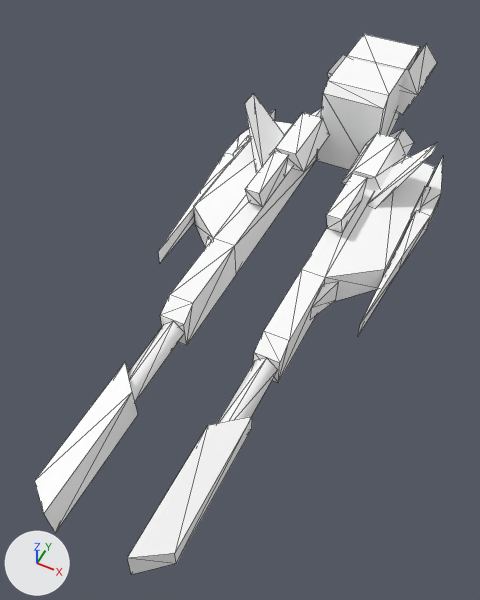
Before and after pictures for a commit that changed the OBJ model Assets/Art/Nova1492/GXConverted/Models/UnitParts/ArmWeapons/datan_common_ss0_arm84_skoob_5de01f91.obj.
Before and after are seen from a camera (50 mm lens) standing at (0.534, -1.721, 1.494) and looking at (-0.038, -0.578, 0.065). The lights are fixed; the arrows at lower left show +X, +Y and +Z. The picture after the commit comes second. Mesh edges are drawn as thin lines. Where no turn or scale is listed for an object, it has been applied to the vertices. Vertices at exactly the same position are counted once.

In view in the first picture: 'datan_common_ss0_arm84_skoob_5de01f91'.
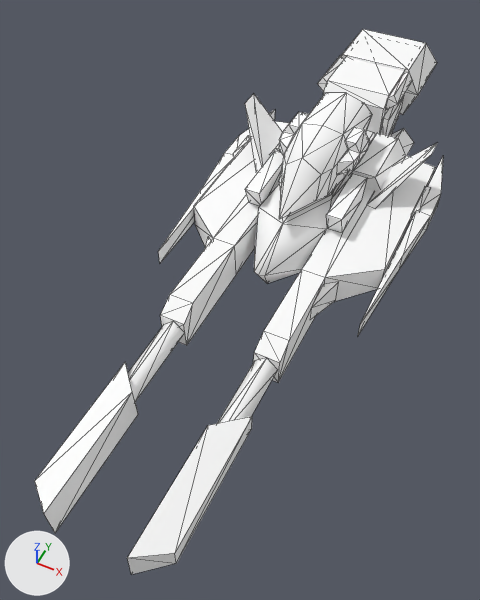
Diff of the bpy script that builds the scene:
```diff
--- a/Assets/Art/Nova1492/GXConverted/Models/UnitParts/ArmWeapons/datan_common_ss0_arm84_skoob_5de01f91.obj.py
+++ b/Assets/Art/Nova1492/GXConverted/Models/UnitParts/ArmWeapons/datan_common_ss0_arm84_skoob_5de01f91.obj.py
@@ me_datan_common_ss0_arm84_skoob_5de01f91 @@
 # used by ob_datan_common_ss0_arm84_skoob_5de01f91; location = (0.0, 0.0, 0.0)
 # verts and faces of me_datan_common_ss0_arm84_skoob_5de01f91; kept vertices keep their numbers, new ones are numbered from 198
 # before: 189 (0.13, 0.57, 0.18), 190 (0.17, 0.62, 0.26) at pixel (437, 62), 192 (0.12, 0.58, 0.34) at pixel (426, 43), 193 (0.12, 0.37, 0.34) at pixel (408, 70), 194 (-0.13, 0.37, 0.18)
 # before: 195 (-0.13, 0.57, 0.18), 196 (-0.17, 0.37, 0.26) at pixel (327, 72), 197 (-0.12, 0.37, 0.34) at pixel (342, 54)
-me_datan_common_ss0_arm84_skoob_5de01f91.from_pydata(...)  # 198 vertices, 264 faces; spans x -0.36..0.36, y -1.37..0.62, z 0.04..0.34
+me_datan_common_ss0_arm84_skoob_5de01f91.from_pydata(...)  # 200 vertices, 274 faces; spans x -0.36..0.36, y -1.37..0.62, z 0.04..0.34
+# me_datan_common_ss0_arm84_skoob_5de01f91 part 1
+verts[198] = (-0.17, 0.62, 0.26)  # pixel (351, 42)
+verts[199] = (-0.12, 0.58, 0.34)  # pixel (362, 29)
+faces += [(194, 196, 198), (194, 198, 195), (196, 197, 199), (196, 199, 198), (190, 195, 198), (189, 195, 190)]
+faces += [(192, 198, 199), (190, 198, 192), (193, 199, 197), (192, 199, 193)]
 me_datan_common_ss0_arm84_skoob_5de01f91.materials.append(mat_datan_common_ss0_arm84_skoob_5de01f91)
@@ me_datan_common_ss0_arm84_skoob_5de01f91_mesh00 @@
+me_datan_common_ss0_arm84_skoob_5de01f91_mesh00.from_pydata(...)  # 127 vertices, 182 faces; spans x -0.139..0.139, y -0.538..0.364, z 0.052..0.384
+me_datan_common_ss0_arm84_skoob_5de01f91_mesh00.materials.append(mat_datan_common_ss0_arm84_skoob_5de01f91)  # its picture is missing
@@ ob_datan_common_ss0_arm84_skoob_5de01f91_mesh00 @@
+ob_datan_common_ss0_arm84_skoob_5de01f91_mesh00 = bpy.data.objects.new('datan_common_ss0_arm84_skoob_5de01f91_mesh00', me_datan_common_ss0_arm84_skoob_5de01f91_mesh00)
+ob_datan_common_ss0_arm84_skoob_5de01f91_mesh00.location = (0.0, 0.0, 0.0)
```

What differs and where, as boxes (x1, y1, x2, y2) in the pictures (480 x 600 px):
'datan_common_ss0_arm84_skoob_5de01f91', reshaped
    before: (35, 34, 443, 574)
    after: (35, 29, 443, 574)
'datan_common_ss0_arm84_skoob_5de01f91_mesh00', added
    after: (254, 55, 413, 283)
part 1 of me_datan_common_ss0_arm84_skoob_5de01f91, added
    after: (341, 29, 426, 70)
